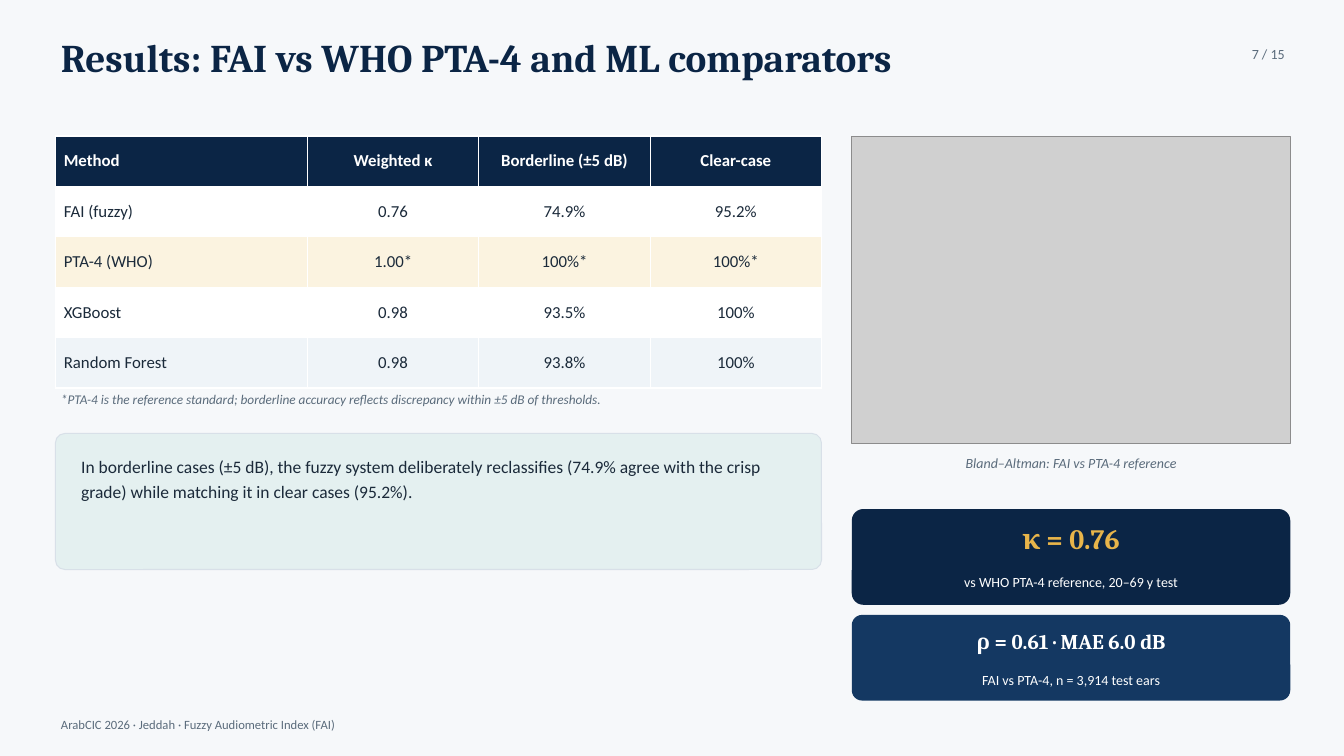
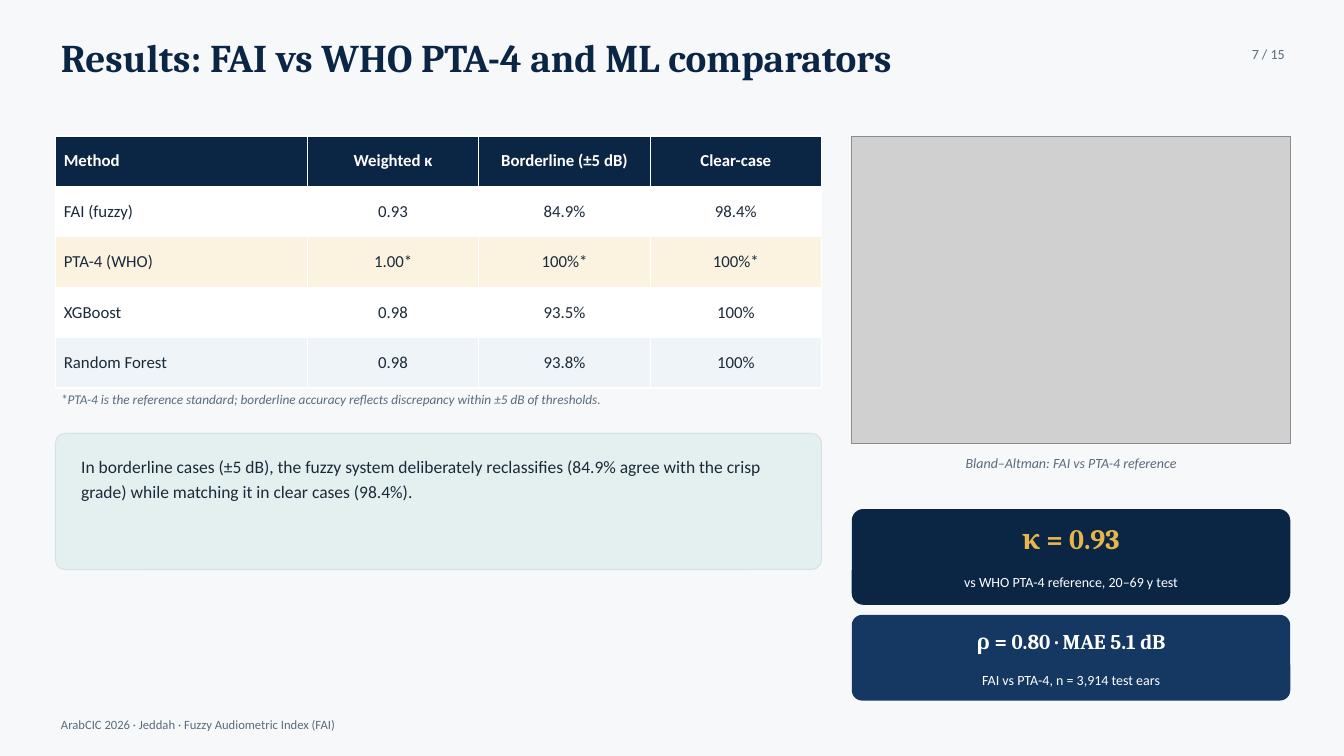
Before and after one commit to ameye/fuzzy-audiogram, a slide deck: slide 7 of arabcic2026/arabcic2026_fuzzy_audiogram.pptx. Drawn at 1344x756 pixels with LibreOffice and Linux fonts; fonts in the diff are those of the drawing; grey boxes stand for pictures. Boxes give left, top, right and bottom in pixels: in the first picture for what was removed or moved away, otherwise in the second. Text is boxed around its words. In the diff, an @@ line names an element or a change of style, - is before the commit and + after.

```diff
--- a/arabcic2026/arabcic2026_fuzzy_audiogram.pptx
+++ b/arabcic2026/arabcic2026_fuzzy_audiogram.pptx
@@ table at (55, 136, 822, 388) @@
-row 2: FAI (fuzzy) | 0.76 | 74.9% | 95.2%
+row 2: FAI (fuzzy) | 0.93 | 84.9% | 98.4%
@@ text at (81, 460, 760, 501): text changed @@
-In borderline cases (±5 dB), the fuzzy system deliberately reclassifies (74.9% agree with the crisp grade) while matching it in clear cases (95.2%).
+In borderline cases (±5 dB), the fuzzy system deliberately reclassifies (84.9% agree with the crisp grade) while matching it in clear cases (98.4%).
@@ text at (1022, 530, 1120, 550): text changed @@
-κ = 0.76
+κ = 0.93
@@ text at (976, 634, 1165, 654): text changed @@
-ρ = 0.61 · MAE 6.0 dB
+ρ = 0.80 · MAE 5.1 dB
```
Also in this commit, not shown: 3 other slides changed, 35 other files.
